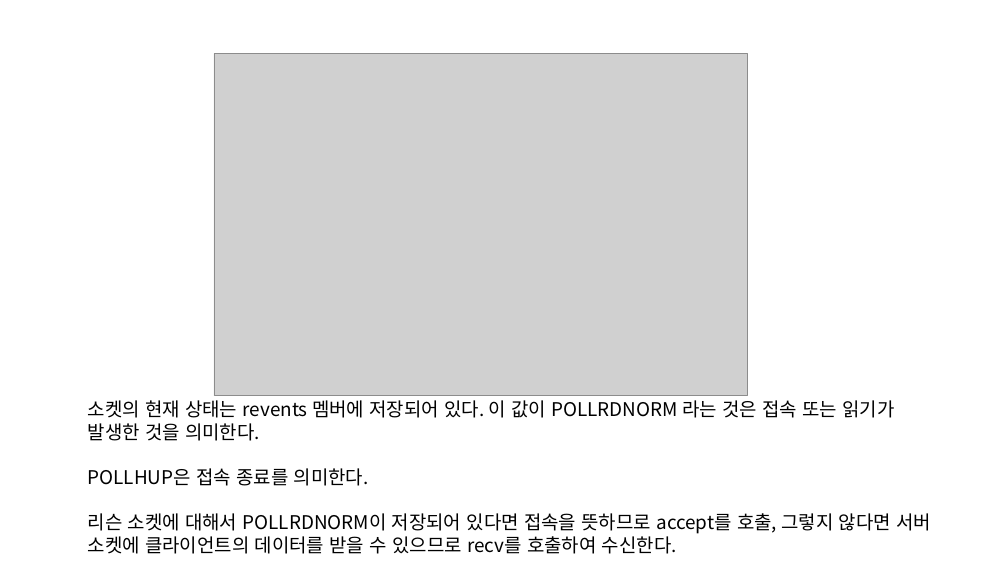
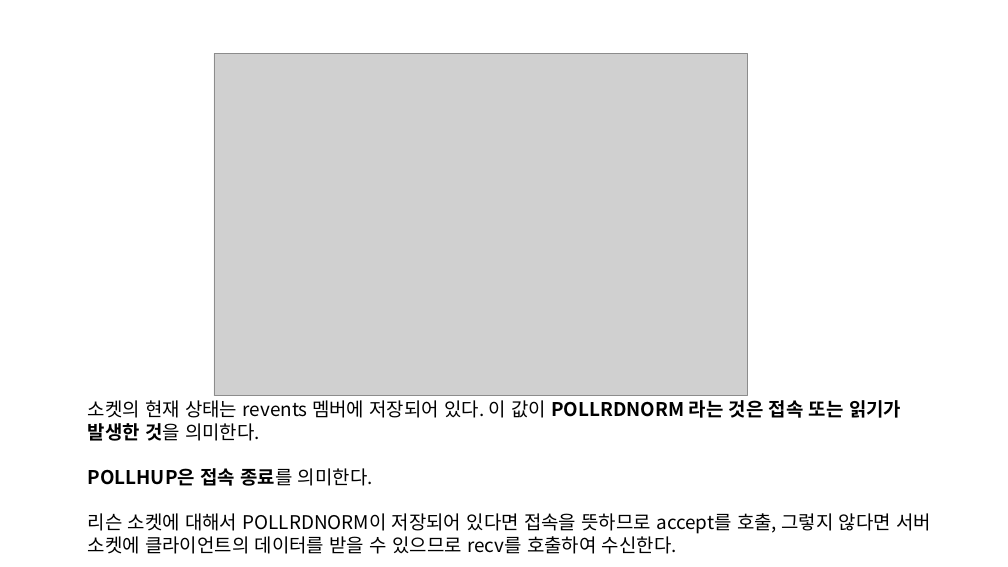
Before and after one commit to Dylan-Jang/conf_cpp_korea_201702, a slide deck: slide 23 of WSAPoll, Fast Loopback.pptx (slide 20 before the commit). Drawn at 1008x567 pixels with LibreOffice and Linux fonts; fonts in the diff are those of the drawing; grey boxes stand for pictures. Boxes give left, top, right and bottom in pixels: in the first picture for what was removed or moved away, otherwise in the second. Text is boxed around its words. In the diff, an @@ line names an element or a change of style, - is before the commit and + after.

```diff
--- a/WSAPoll, Fast Loopback.pptx
+++ b/WSAPoll, Fast Loopback.pptx
@@ text at (x1=88, y1=400, x2=901, y2=486): bold on in "POLLRDNORM 라는 것은 접속 또는 읽기가 발생한 ...", "POLLHUP은 접속 종료를" @@
```
Also in this commit, not shown: 3 other slides changed, 4 slides added, 1 slide removed.
